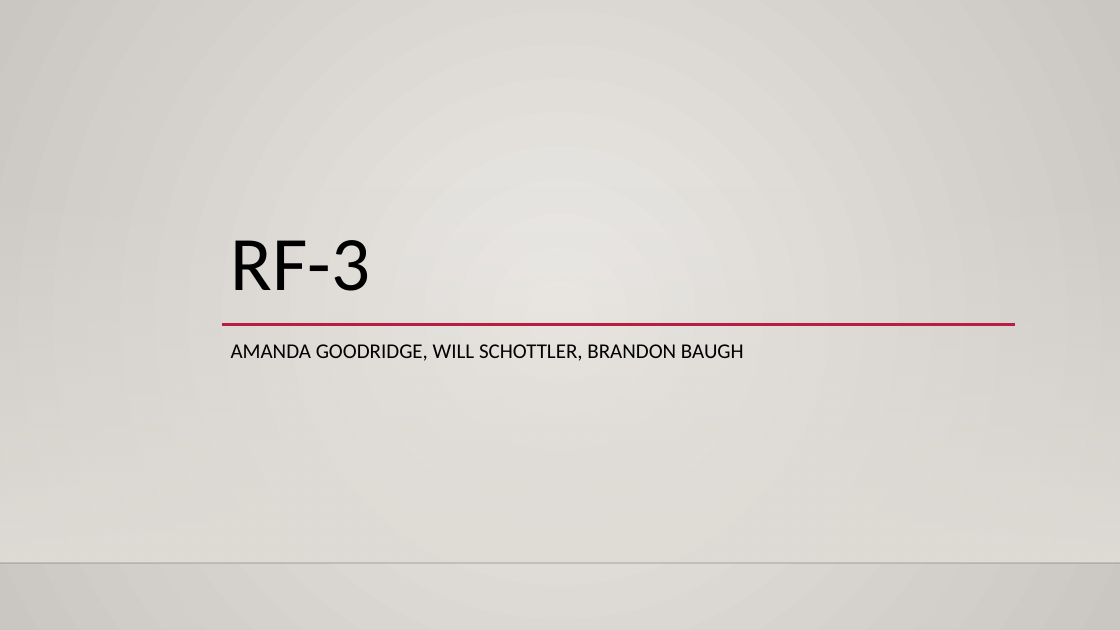
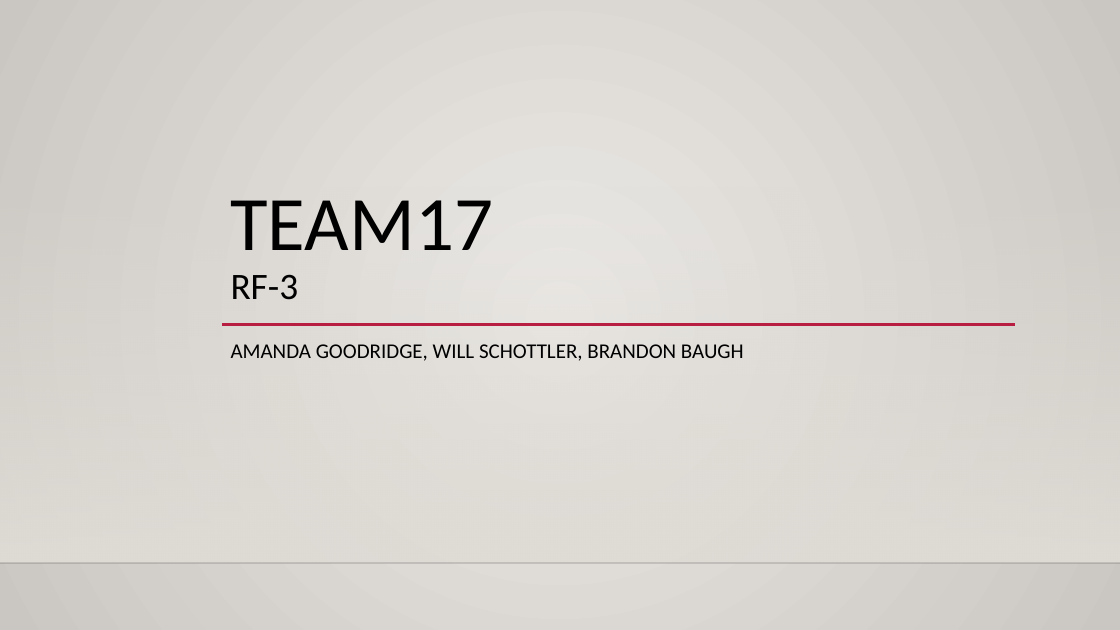
Before and after one commit to IUS-CS/Team17, a slide deck: slide 1 of REPORTS/RF3.pptx. Drawn at 1120x630 pixels with LibreOffice and Linux fonts; fonts in the diff are those of the drawing; background and template pictures are left out. Boxes give left, top, right and bottom in pixels: in the first picture for what was removed or moved away, otherwise in the second. Text is boxed around its words. In the diff, an @@ line names an element or a change of style, - is before the commit and + after.

```diff
--- a/REPORTS/RF3.pptx
+++ b/REPORTS/RF3.pptx
@@ title at (x1=231, y1=200, x2=493, y2=300): text changed @@
-RF-3
+TEAM17
+RF-3
```
Also in this commit, not shown: 2 other slides changed, 1 slide added, 3 slides removed, 3 other files.
